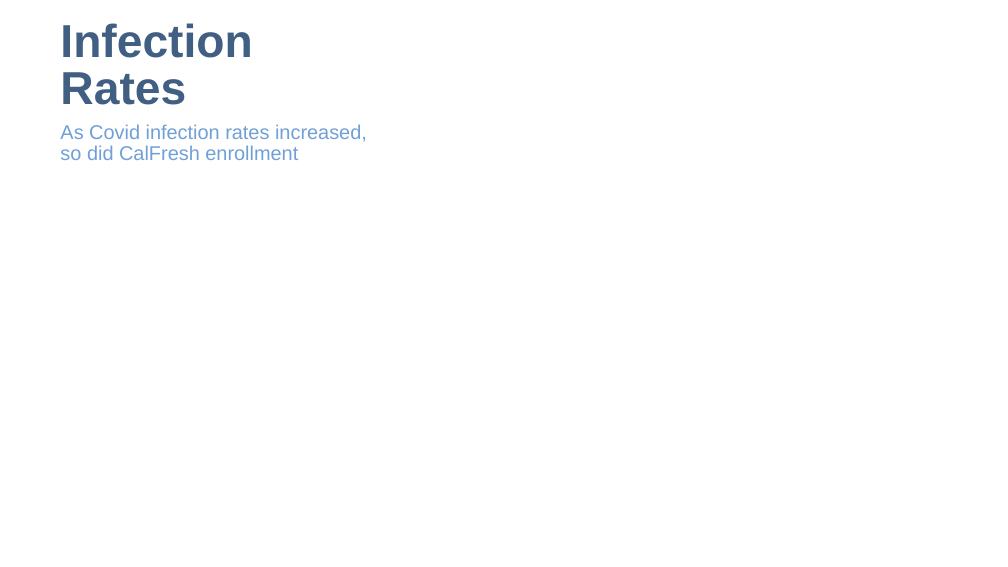
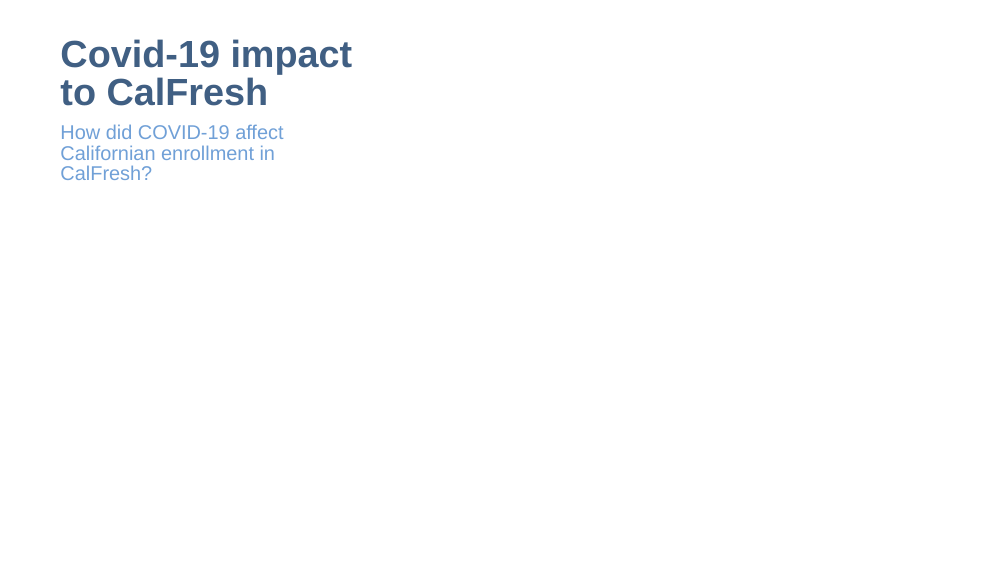
Before and after one commit to speedracer05/Covid_CalFresh, a slide deck: slide 9 of Presentation/Covid_CalFresh_v.01.pptx (slide 7 before the commit). Drawn at 1008x567 pixels with LibreOffice and Linux fonts; fonts in the diff are those of the drawing. Boxes give left, top, right and bottom in pixels: in the first picture for what was removed or moved away, otherwise in the second. Text is boxed around its words. In the diff, an @@ line names an element or a change of style, - is before the commit and + after.

```diff
--- a/Presentation/Covid_CalFresh_v.01.pptx
+++ b/Presentation/Covid_CalFresh_v.01.pptx
@@ title at (60,39,353,106): text changed; size 44 to 36 pt @@
-Infection Rates
+Covid-19 impact to CalFresh
@@ text at (60,124,283,180): text changed @@
-As Covid infection rates increased, so did CalFresh enrollment
+How did COVID-19 affect Californian enrollment in CalFresh?
```
Also in this commit, not shown: 2 other slides changed, 1 other file.
